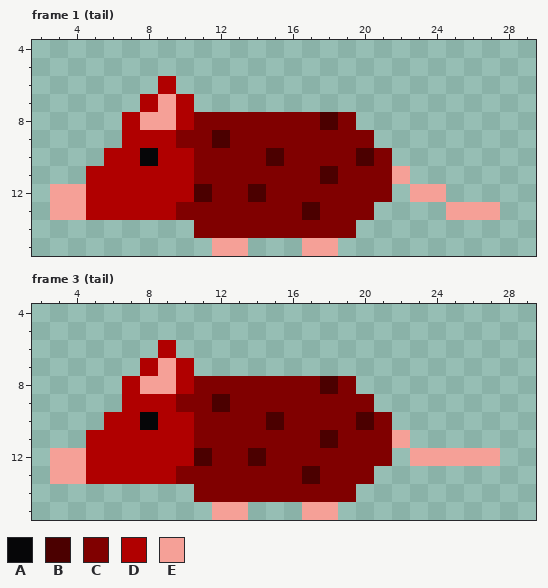
Edited in one commit: pixel-art file (assets/Textures/sprites/rat.ase). The picture above is the old version.
32x16 pixels, 18 frames. Shown: frame 1 (tail): x 2..29, y 4..15; frame 3 (tail): x 2..29, y 4..15. The commit also changed other frames, which this record leaves out.
Visible layers, top first: "Layer 2 Copy", "Layer 2", "Layer 1".
Palette (. is transparent): A #060608  B #4b0000  C #800000  D #b00000  E #f5a097
Pixels before, frame 1 (tail), first column x 3:
 6 ......D..................
 7 .....DED.................
 8 ....DEEDCCCCCCCBC........
 9 ....DDDCCBCCCCCCCC.......
10 ...DDADDCCCCBCCCCBC......
11 ..DDDDDDCCCCCCCBCCCE.....
12 EEDDDDDDBCCBCCCCCCC.EE...
13 EEDDDDDCCCCCCCBCCC....EEE
14 ........CCCCCCCCC........
15 .........EE...EE.........
Pixels before, frame 3 (tail), first column x 3:
 6 ......D..................
 7 .....DED.................
 8 ....DEEDCCCCCCCBC........
 9 ....DDDCCBCCCCCCCC.......
10 ...DDADDCCCCBCCCCBC......
11 ..DDDDDDCCCCCCCBCCCE.....
12 EEDDDDDDBCCBCCCCCCC.EEEEE
13 EEDDDDDCCCCCCCBCCC.......
14 ........CCCCCCCCC........
15 .........EE...EE.........
Now the later version:
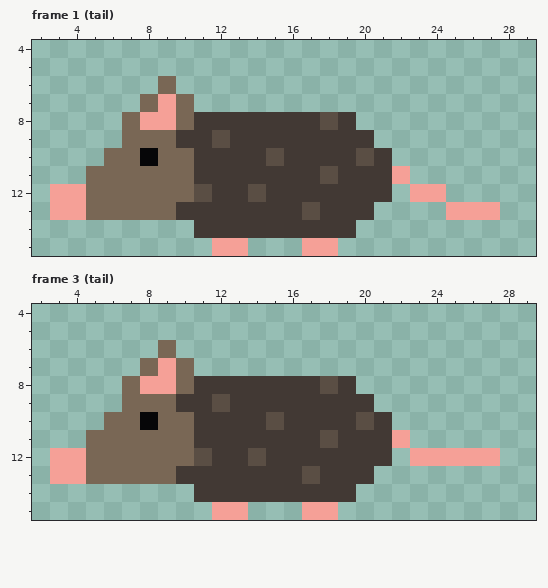
Diff:
colour B: #4b0000 -> #5a4e44
colour C: #800000 -> #423934
colour D: #b00000 -> #796755
Where, in picture pixels (left, top, right, bottom), the same in both pictures:
changed: (86, 76, 392, 238)
changed: (86, 340, 392, 502)
